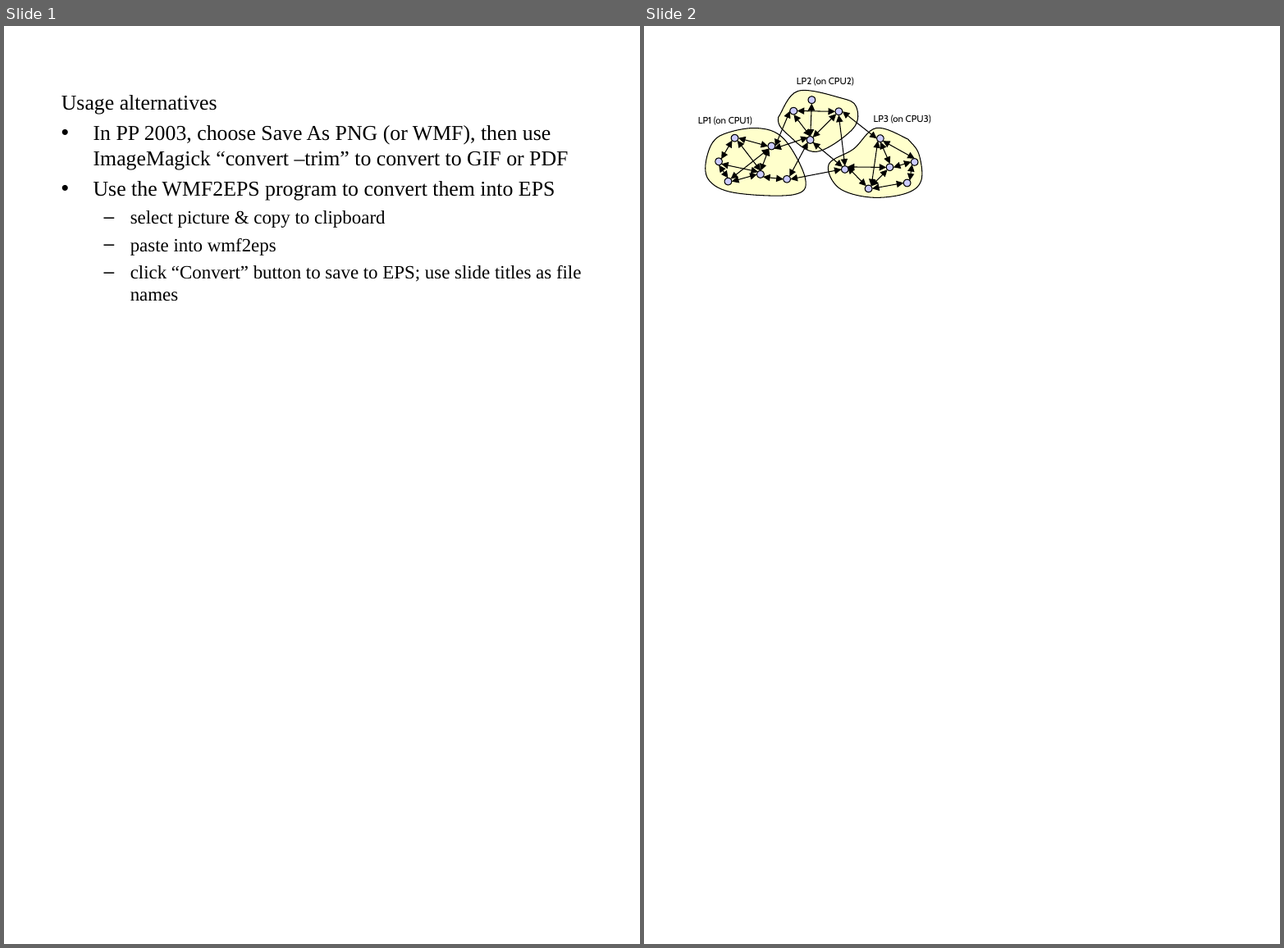
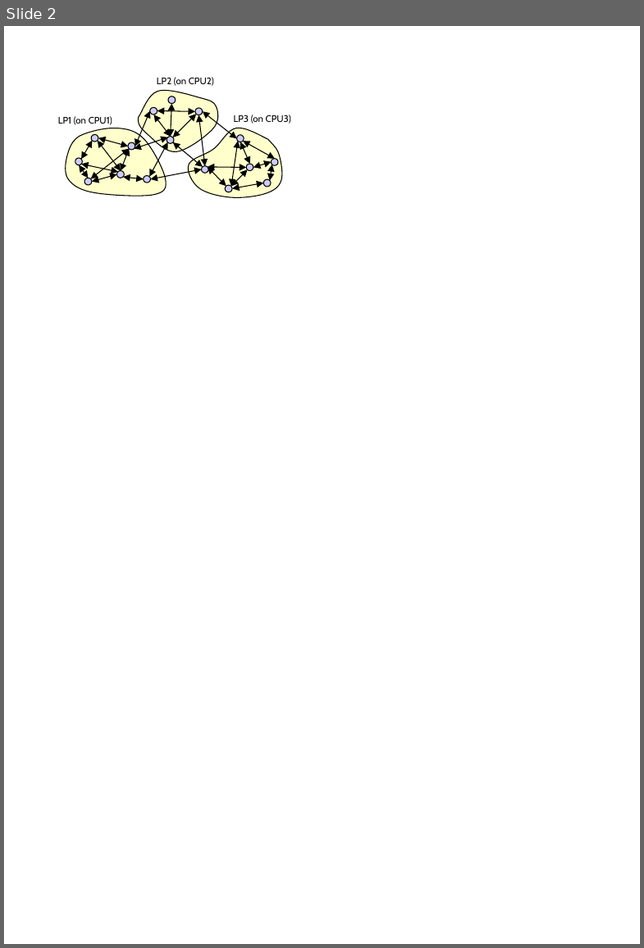
Before and after one commit to omnetpp/omnetpp, a slide deck: doc/src/manual/figures.ppt. Shown side by side, each under a label of ours: slides 1 and 2 before the commit, slide 2 after it. The pictures are 1284x948 and 644x948 pixels, drawn with LibreOffice and Linux fonts; fonts in the diff are those of the drawing. Boxes give left, top, right and bottom in pixels: in the first picture for what was removed or moved away, otherwise in the second. Text is boxed around its words. In the diff, an @@ line names an element or a change of style, - is before the commit and + after.

```diff
--- a/doc/src/manual/figures.ppt
+++ b/doc/src/manual/figures.ppt
@@ slide 1 removed at bbox=[4, 26, 640, 944], background #FFFFFF @@
@@ text removed at bbox=[61, 95, 580, 302] @@
-Usage alternatives
-• In PP 2003, choose Save As PNG (or WMF), then use ImageMagick “convert –trim” to convert to GIF or PDF
-• Use the WMF2EPS program to convert them into EPS
-  – select picture & copy to clipboard
-  – paste into wmf2eps
-  – click “Convert” button to save to EPS; use slide titles as file names
```
Also in this commit, not shown: 1 slide added, 2 other files.
